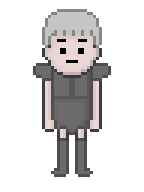
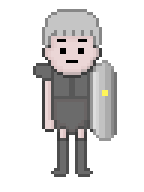
Layers edited between the first and the second (144, 192) image:
added layer "레이어 24" in group "Main" over (90, 60, 117, 141)
